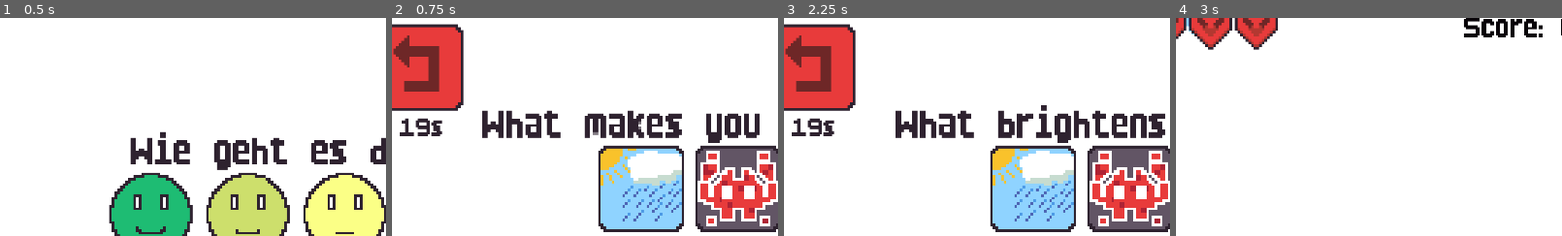
Above: before the commit, frames 1-4 (left to right).
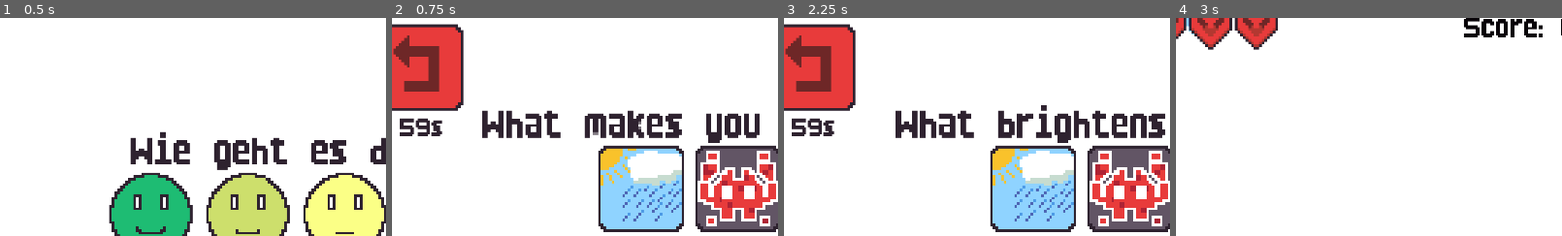
Above: after the commit, the same moments.

Repository: TagerTi/mood-games
Game: Godot game, scene res://Scenes/game.tscn
Two runs of this game, one before a commit and one after it. Both use one fixed random seed, a clock stepped at 60 frames per second and the inputs below.
Inputs (mouse positions are % of the whole screen's width and height, from its top left):
- Up to frame 1 (0.5 s): no input
- Up to frame 2 (0.75 s): click (25, 50) at 0.5 s
- Up to frame 3 (2.25 s): click "19s" (after the commit: "59s") at 1.25 s; click (37, 50) at 2 s
- Up to frame 4 (3 s): click (37, 44) at 2.75 s
The pictures show only the part of the screen within x 5-55%, y 5-55%; the shares and areas given below are measured in that part.

Frame 1 is identical in both runs. In frame 2, 0.2% of the frame differs, in the area x 2-6%, y 45-55%; in frame 3, 0.2%; in frame 4, nothing differs.

Commit message:
Fixed (player move buttons not connected)

Diff:
--- a/PlayerData/player.gd
+++ b/PlayerData/player.gd
@@ -5,13 +5,6 @@
 const JUMP_VELOCITY = -250.0
 var health = 3
 var score = 0
-
-var screen_buttons = {
-	"up": false,
-	"down": false,
-	"right": false,
-	"left": false,
-}
 
 func _ready() -> void:
 	$UI.visible = true
@@ -24,11 +17,10 @@
 	if not is_on_floor():
 		velocity += get_gravity() * delta
 
-	var diry : int = int(Input.is_action_pressed("move_down") or screen_buttons["down"]) - \
-		int(Input.is_action_pressed("move_up") or screen_buttons["up"])
-
-	var dirx : int = int(Input.is_action_pressed("move_right") or screen_buttons["right"]) - \
-		int(Input.is_action_pressed("move_left") or screen_buttons["left"])
+	var dirx = int(Input.is_action_pressed("move_right") or $UI/Arrows/Right.button_pressed) - \
+		int(Input.is_action_pressed("move_left") or $UI/Arrows/Left.button_pressed)
+	var diry = int(Input.is_action_pressed("move_down") or $UI/Arrows/Down.button_pressed) - \
+		int(Input.is_action_pressed("move_up") or $UI/Arrows/Up.button_pressed)
 
 	if diry == -1 and is_on_floor():
 		velocity.y = JUMP_VELOCITY
@@ -47,24 +39,3 @@
 			if health == 0:
 				Globals.current_score = score
 				get_tree().change_scene_to_file("res://Scenes/game_over_screen.tscn")
-
-
-func _on_right_button_down() -> void:
-	screen_buttons["right"] = true
-func _on_right_button_up() -> void:
-	screen_buttons["right"] = false
-
-func _on_up_button_down() -> void:
-	screen_buttons["up"] = true
-func _on_up_button_up() -> void:
-	screen_buttons["up"] = false
-
-func _on_down_button_down() -> void:
-	screen_buttons["down"] = true
-func _on_down_button_up() -> void:
-	screen_buttons["down"] = false
-
-func _on_left_button_down() -> void:
-	screen_buttons["left"] = true
-func _on_left_button_up() -> void:
-	screen_buttons["left"] = false
--- a/Scenes/game.gd
+++ b/Scenes/game.gd
@@ -21,7 +21,7 @@
 			page_nodes[p].position.y = 0
 			page_nodes[p].visible = true
 			if number == 1:
-				$Others/BackTimer.start(20)
+				$Others/BackTimer.start(60)
 				$ReasonChoice/Label.text = [
 					"What worries you?",
 					"What's bothering you?",
Not shown, changed: website/index.html
Not shown, changed: website/index.pck
